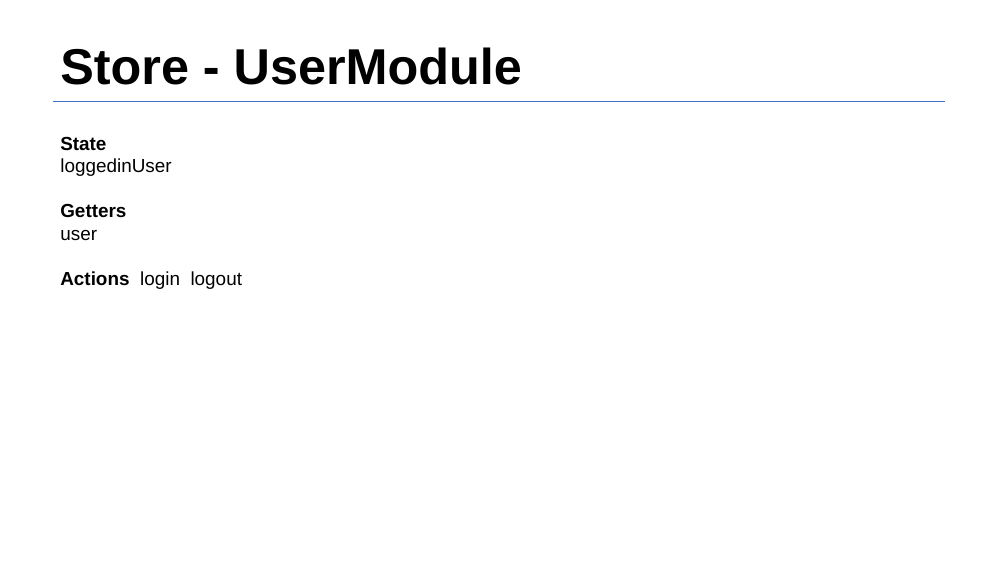
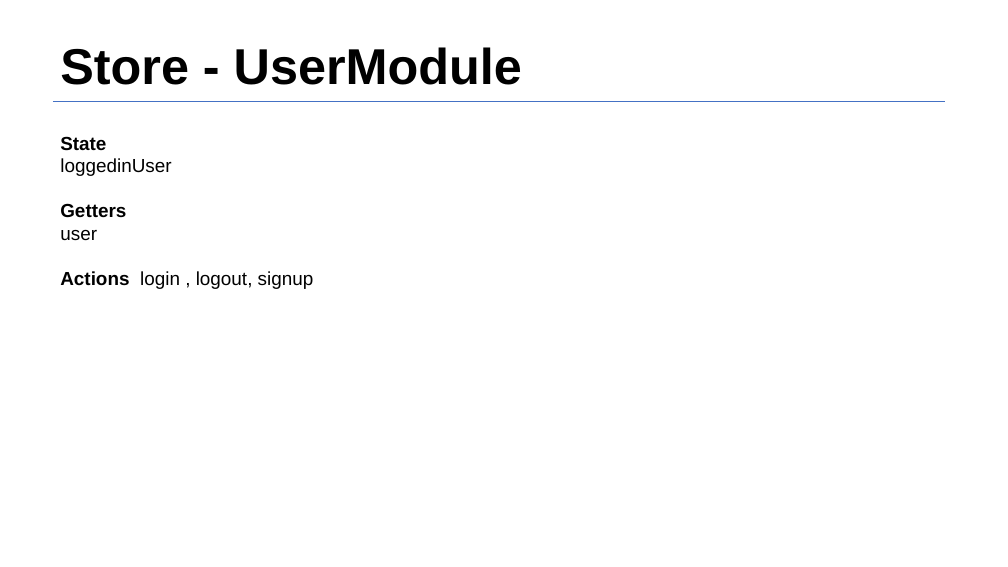
Before and after one commit to giladberg/wixer, a slide deck: slide 6 of document/Product Definition Document Sample - Vybing - v1.5-converted (1).pptx. Drawn at 1008x567 pixels with LibreOffice and Linux fonts; fonts in the diff are those of the drawing. Boxes give left, top, right and bottom in pixels: in the first picture for what was removed or moved away, otherwise in the second. Text is boxed around its words. In the diff, an @@ line names an element or a change of style, - is before the commit and + after.

```diff
--- a/document/Product Definition Document Sample - Vybing - v1.5-converted (1).pptx
+++ b/document/Product Definition Document Sample - Vybing - v1.5-converted (1).pptx
@@ text at [60,271,314,289]: text changed @@
-Actions login logout
+Actions login , logout, signup
```
Also in this commit, not shown: 1 other slide changed, 2 slides added, 20 other files.
